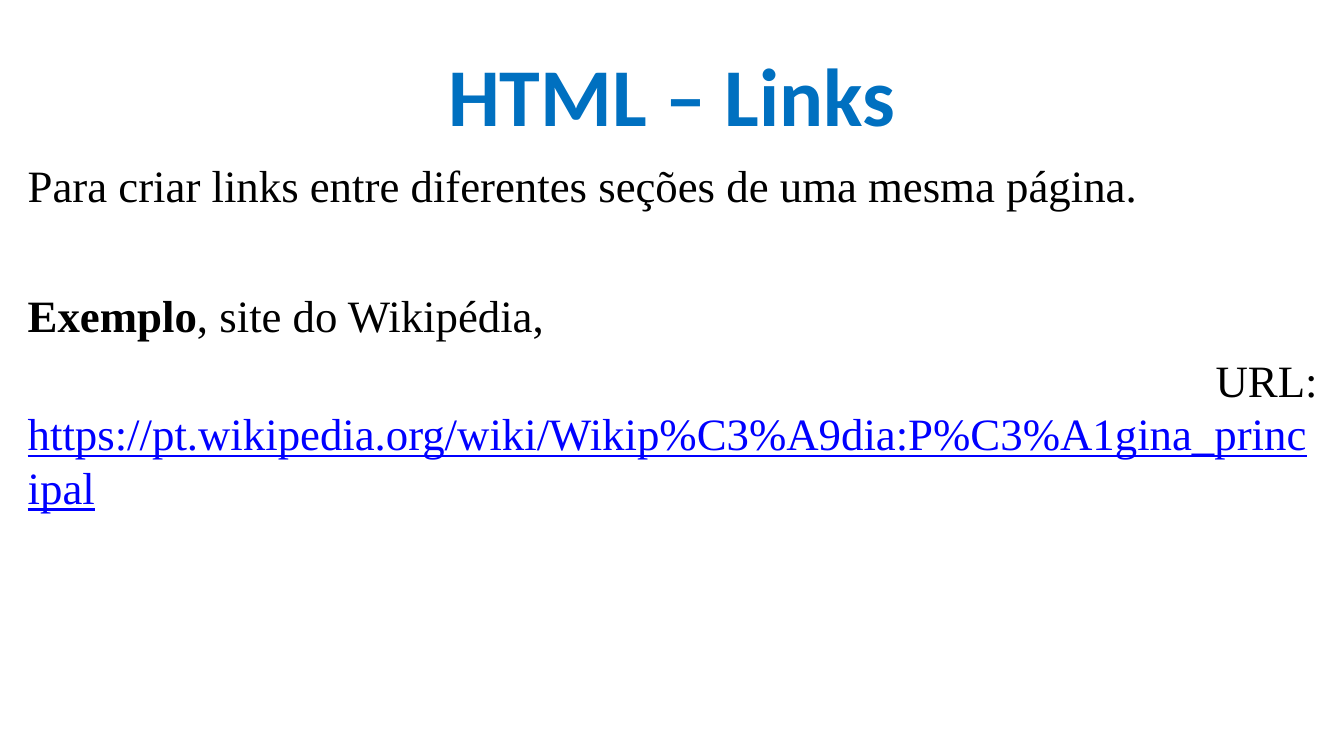
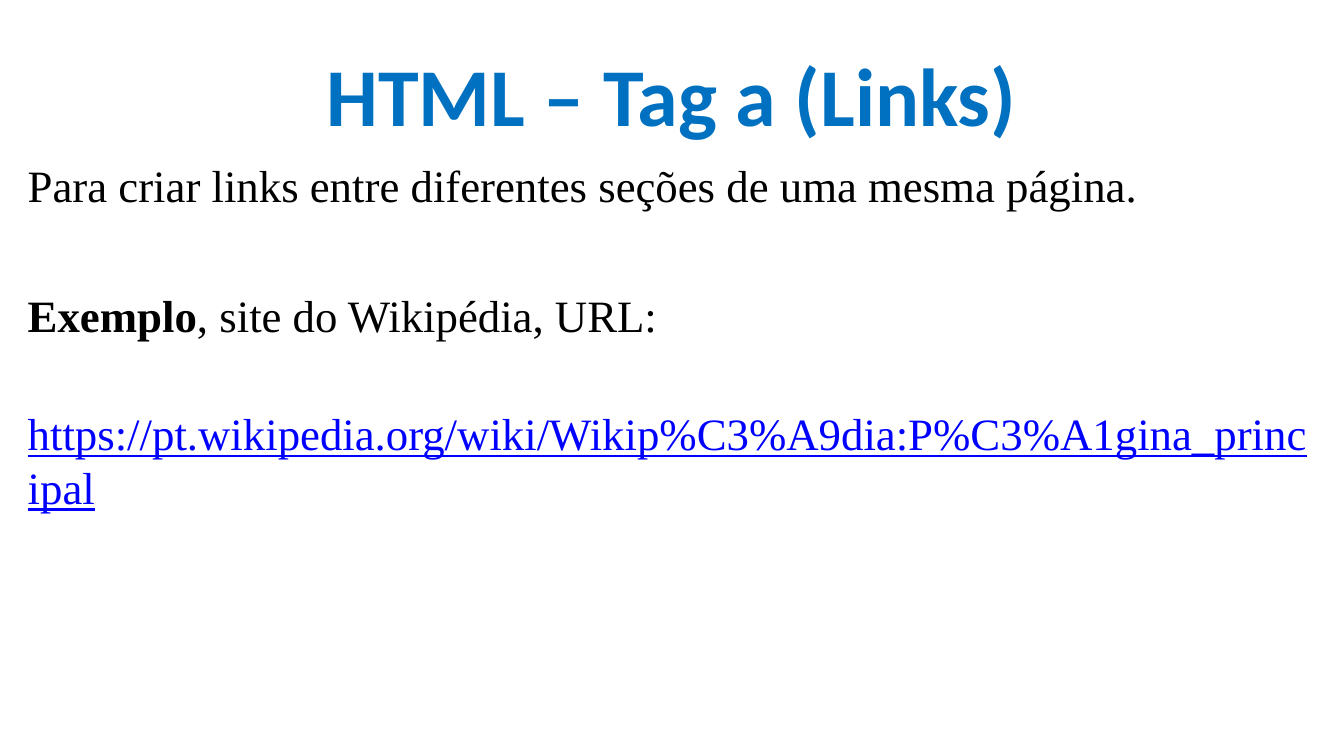
Before and after one commit to CloudEducationBrazil/WydenDesenvolvimentoWebPHP, a slide deck: slide 6 of 01 Classes/Aula 04 Desenvolvimento Web - HTML.pptx. Drawn at 1344x756 pixels with LibreOffice and Linux fonts; fonts in the diff are those of the drawing; background and template pictures are left out. Boxes give left, top, right and bottom in pixels: in the first picture for what was removed or moved away, otherwise in the second. Text is boxed around its words. In the diff, an @@ line names an element or a change of style, - is before the commit and + after.

Commit message:
Atuazliação Aula HTML

```diff
--- a/01 Classes/Aula 04 Desenvolvimento Web - HTML.pptx
+++ b/01 Classes/Aula 04 Desenvolvimento Web - HTML.pptx
@@ title at bbox=[327, 65, 1016, 140]: text changed @@
-HTML – Links
+HTML – Tag a (Links)
@@ text at bbox=[28, 300, 1307, 460]: spaces changed @@
-Exemplo, site do Wikipédia,
-URL: https://pt.wikipedia.org/wiki/Wikip%C3%A9dia:P%C3%A1gina_principal
+Exemplo, site do Wikipédia, URL:
+https://pt.wikipedia.org/wiki/Wikip%C3%A9dia:P%C3%A1gina_principal
```
Also in this commit, not shown: 10 other slides changed, 22 slides added.
